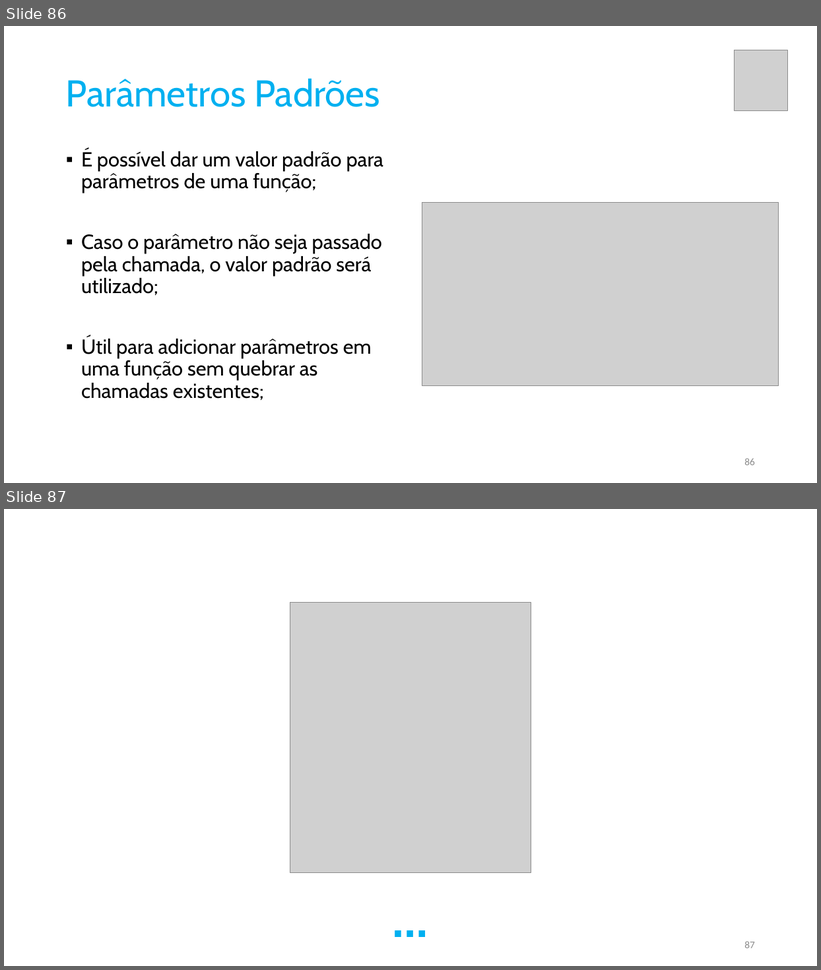
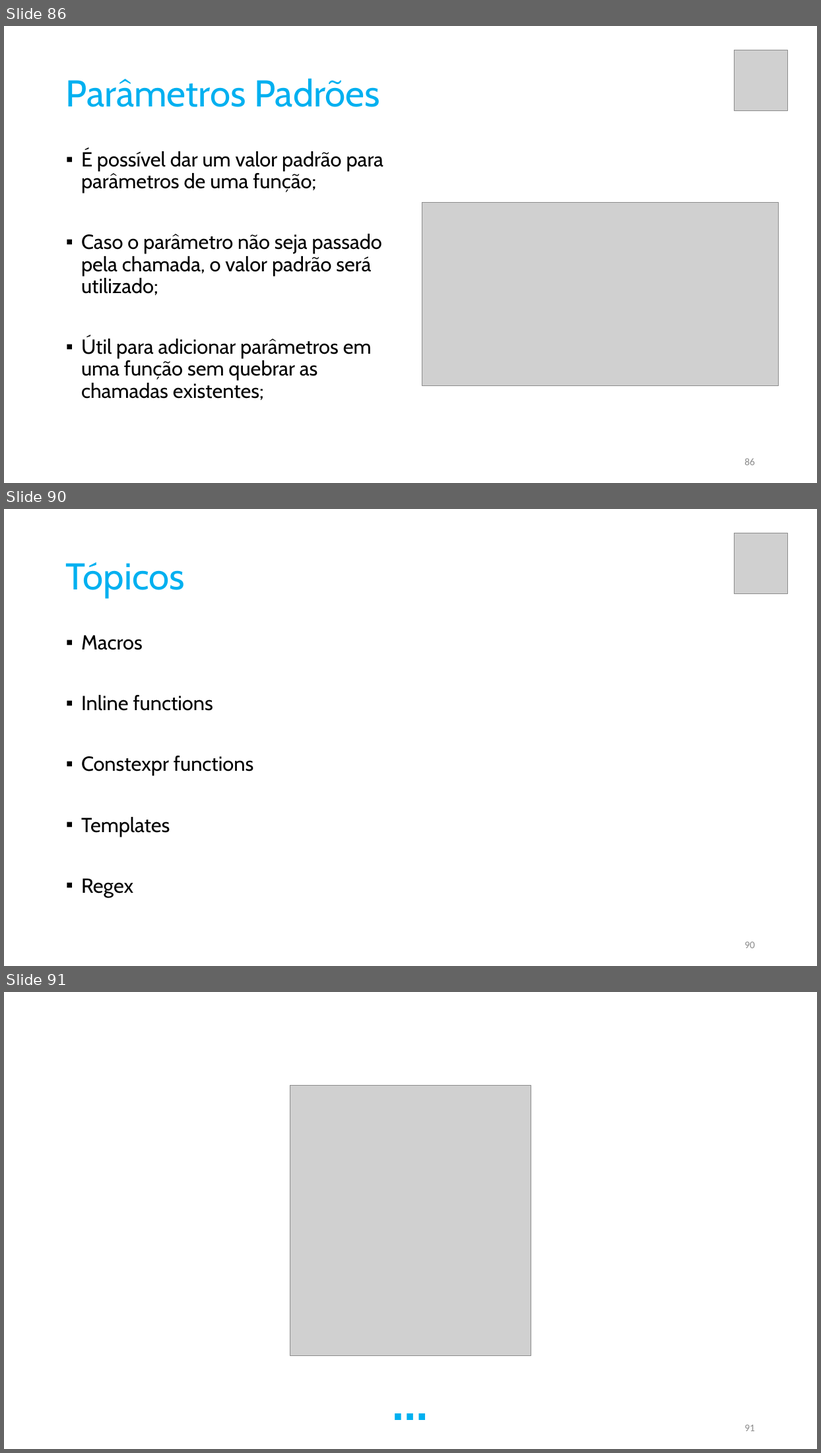
Before and after one commit to pfaco/ees_cpp, a slide deck: slides/C++.pptx. Shown one above the other, each under a label of ours: slides 86 and 87 before the commit, slides 86, 90 and 91 after it; the slides between them are not shown. The pictures are 821x970 and 821x1453 pixels, drawn with LibreOffice and Linux fonts; fonts in the diff are those of the drawing; grey boxes stand for pictures. Boxes give left, top, right and bottom in pixels: in the first picture for what was removed or moved away, otherwise in the second. Text is boxed around its words. In the diff, an @@ line names an element or a change of style, - is before the commit and + after.

```diff
--- a/slides/C++.pptx
+++ b/slides/C++.pptx
@@ slide 90 added at bbox=[4, 509, 817, 966], background #FFFFFF @@
@@ picture added at bbox=[735, 533, 789, 593] @@
@@ title added at bbox=[66, 562, 185, 598], 44 pt, text #00B0F0 @@
+Tópicos
@@ text added at bbox=[81, 635, 253, 897], 24 pt, text #000000 @@
+▪ Macros
+▪ Inline functions
+▪ Constexpr functions
+▪ Templates
+▪ Regex
@@ page number added at bbox=[745, 942, 755, 949], 12 pt, text #8C8C8C @@
+90
@@ what was slide 87 is now slide 91 @@
@@ page number at bbox=[745, 1425, 755, 1432]: text changed @@
-87
+91
```
Also in this commit, not shown: 3 other slides added, 12 other files.
